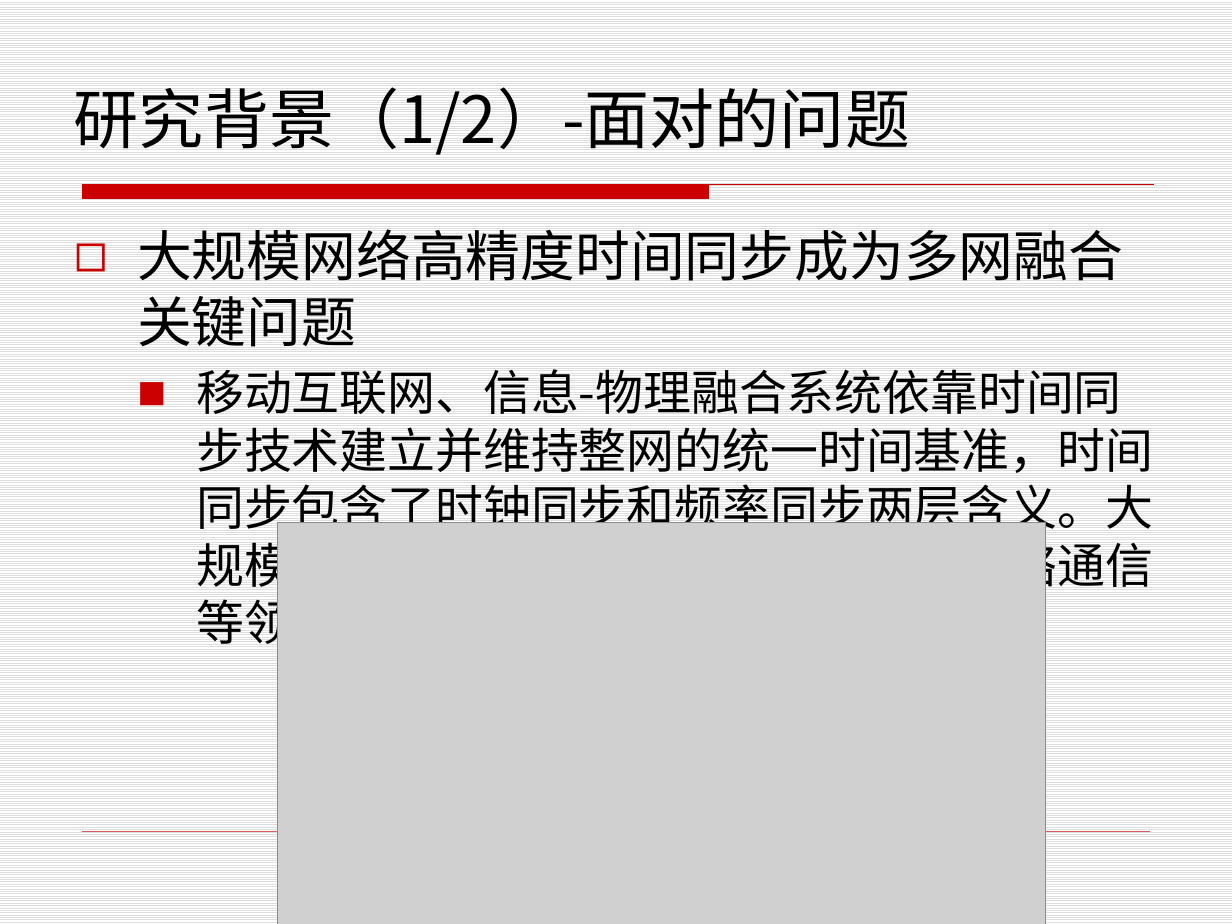
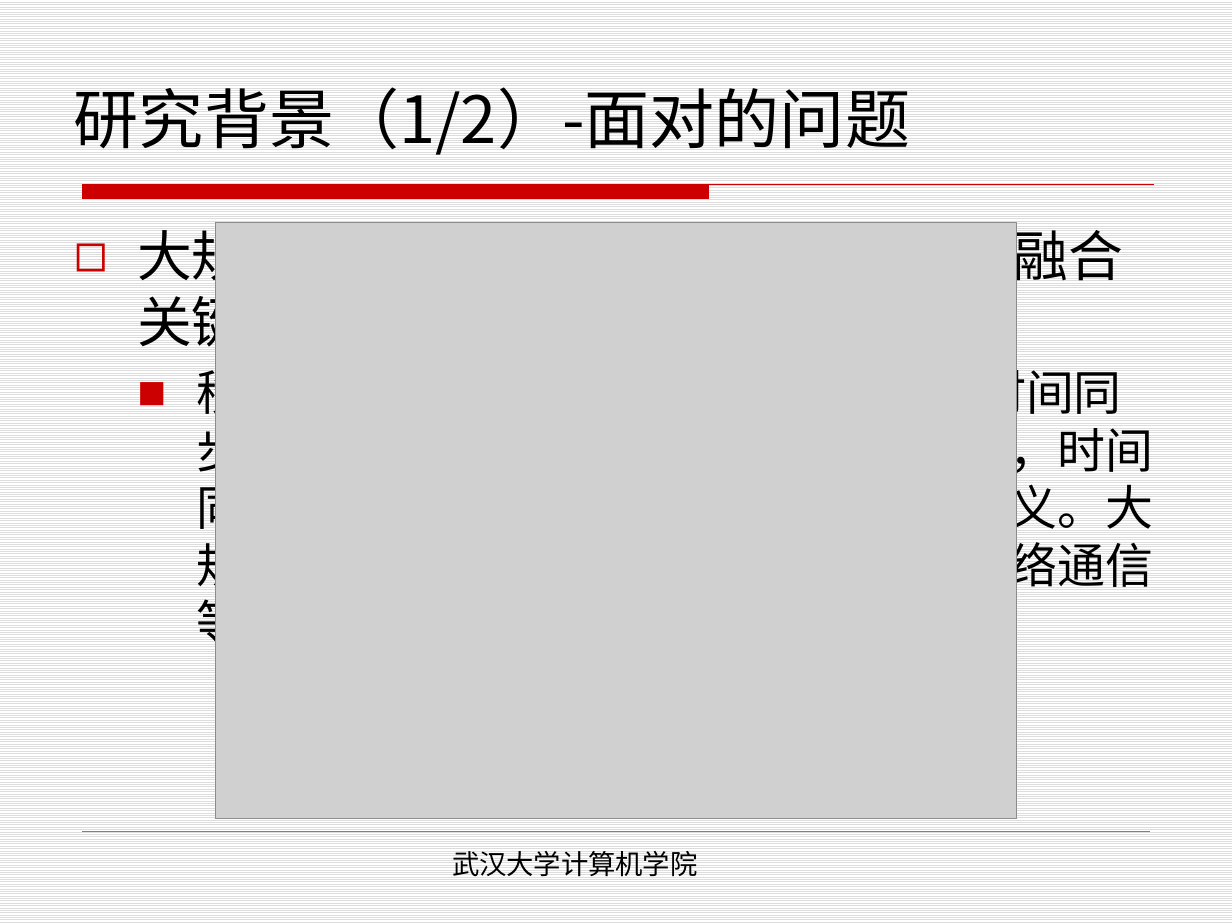
Before and after one commit to henryzhao/graduate, a slide deck: slide 4 of 赵玉琦硕士论文答辩.pptx (slide 3 before the commit). Drawn at 1232x924 pixels with LibreOffice and Linux fonts; fonts in the diff are those of the drawing; grey boxes stand for pictures; background and template pictures are left out. Boxes give left, top, right and bottom in pixels: in the first picture for what was removed or moved away, otherwise in the second. Text is boxed around its words. In the diff, an @@ line names an element or a change of style, - is before the commit and + after.

```diff
--- a/赵玉琦硕士论文答辩.pptx
+++ b/赵玉琦硕士论文答辩.pptx
@@ picture: place and size @@
-picture at (277,522,1045,924)
+picture at (216,223,1016,818)
@@ text added at (452,851,698,876), 16 pt, text #000000 @@
+武汉大学计算机学院
```
Also in this commit, not shown: 2 other slides changed, 2 slides added, 6 other files.
